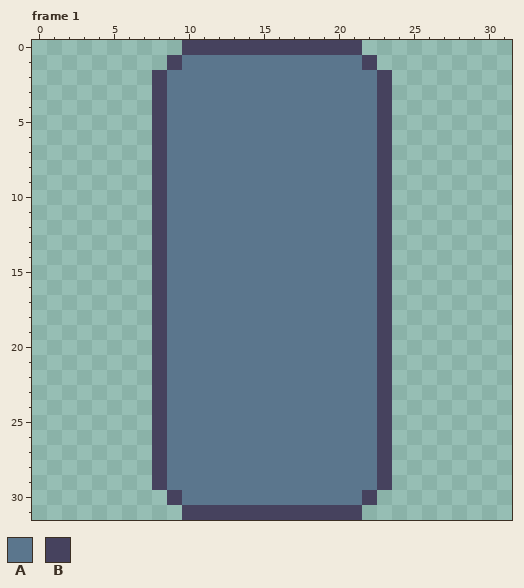
Pixel-art file: raw-assets/klotski_blocks.aseprite. Above: the version before the commit.
32x32 pixels, 5 frames. Shown: frame 1. The commit also changed other frames, which this record leaves out.
Palette (. is transparent): A #5b768d  B #46425e
Pixels before, frame 1, first column x 8:
 0 ..BBBBBBBBBBBB..
 1 .BAAAAAAAAAAAAB.
 2 BAAAAAAAAAAAAAAB
 3 BAAAAAAAAAAAAAAB
 4 BAAAAAAAAAAAAAAB
 5 BAAAAAAAAAAAAAAB
 6 BAAAAAAAAAAAAAAB
 7 BAAAAAAAAAAAAAAB
 8 BAAAAAAAAAAAAAAB
 9 BAAAAAAAAAAAAAAB
10 BAAAAAAAAAAAAAAB
11 BAAAAAAAAAAAAAAB
12 BAAAAAAAAAAAAAAB
13 BAAAAAAAAAAAAAAB
14 BAAAAAAAAAAAAAAB
15 BAAAAAAAAAAAAAAB
16 BAAAAAAAAAAAAAAB
17 BAAAAAAAAAAAAAAB
18 BAAAAAAAAAAAAAAB
19 BAAAAAAAAAAAAAAB
20 BAAAAAAAAAAAAAAB
21 BAAAAAAAAAAAAAAB
22 BAAAAAAAAAAAAAAB
23 BAAAAAAAAAAAAAAB
24 BAAAAAAAAAAAAAAB
25 BAAAAAAAAAAAAAAB
26 BAAAAAAAAAAAAAAB
27 BAAAAAAAAAAAAAAB
28 BAAAAAAAAAAAAAAB
29 BAAAAAAAAAAAAAAB
30 .BAAAAAAAAAAAAB.
31 ..BBBBBBBBBBBB..
The same view after the edit:
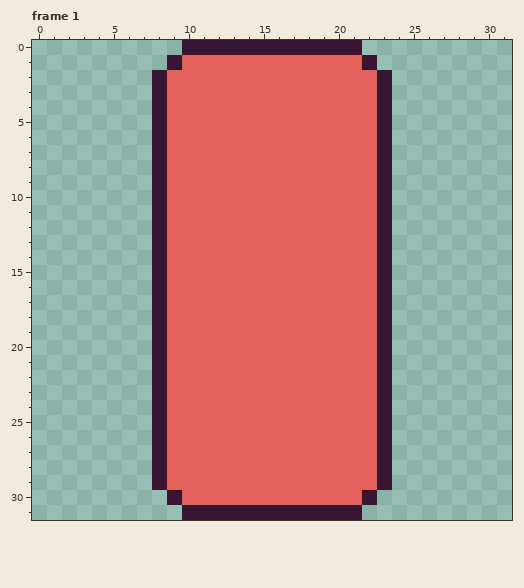
Edits made:
colour A: #5b768d -> #e26159
colour B: #46425e -> #381631
Where, in picture pixels (left, top, right, bottom), the same in both pictures:
changed: (152, 40, 392, 520)
